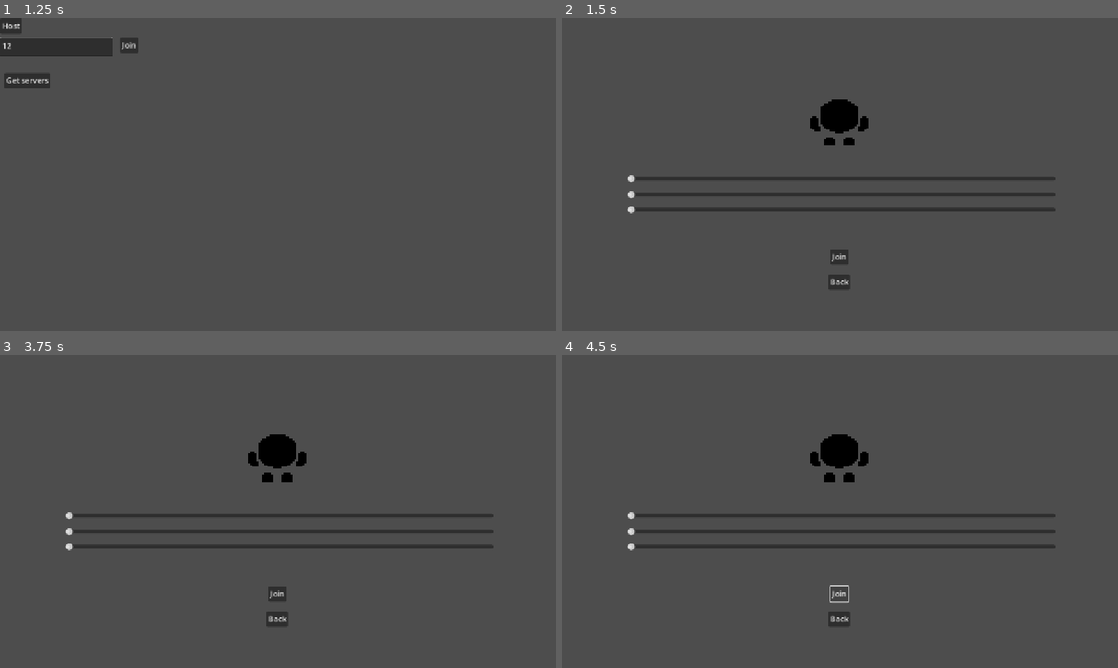
Above: before the commit, frames 1-4 (two rows, left to right).
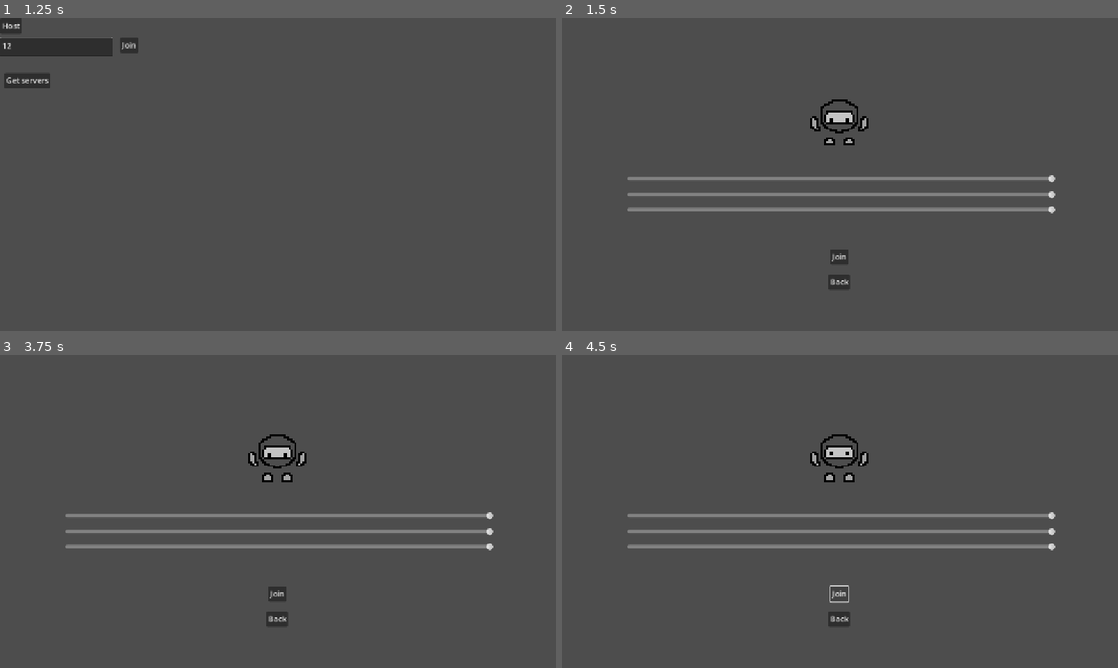
Above: after the commit, the same moments.

Repository: M41T4P-GAMES/Overworked
Game: Godot game, scene res://Scenes/menu.tscn
The game is run twice, just before and just after one commit, with the same random seed, the same clock (stepped at 60 frames per second) and the same inputs.
Inputs (mouse positions are in pixels of both pictures, inside the frame that each line leads up to):
- Up to frame 1 (1.25 s): click (55, 46) at 0.52 s; type "12" at 0.6 s
- Up to frame 2 (1.5 s): click "Host" at 1.25 s
- Up to frame 3 (3.75 s): click "Back" at 2 s; click "Get servers" at 2.75 s; click "Join" at 3.5 s
- Up to frame 4 (4.5 s): click "Join" at 4.25 s

Frame 1 is identical in both runs. In frame 2, 3.2% of the frame differs, in the area x 11-89%, y 26-63%; in frame 3, 3.2%; in frame 4, 3.2%.

Commit message:
The default skin is nolonger completly black

Diff:
--- a/Scenes/menu.tscn
+++ b/Scenes/menu.tscn
@@ -138,7 +138,6 @@
 script = ExtResource("2_cayip")
 
 [node name="Preview" type="AnimatedSprite2D" parent="SkinChange"]
-self_modulate = Color(0, 0, 0, 1)
 texture_filter = 1
 position = Vector2(-2.00003, -121)
 scale = Vector2(3.96875, 3.96875)
@@ -153,6 +152,7 @@
 offset_bottom = 16.0
 max_value = 1.0
 step = 0.005
+value = 1.0
 
 [node name="G" type="HSlider" parent="SkinChange"]
 offset_left = -441.0
@@ -161,6 +161,7 @@
 offset_bottom = 49.0
 max_value = 1.0
 step = 0.005
+value = 1.0
 
 [node name="B" type="HSlider" parent="SkinChange"]
 offset_left = -441.0
@@ -169,6 +170,7 @@
 offset_bottom = 80.0
 max_value = 1.0
 step = 0.005
+value = 1.0
 
 [node name="JoinServer" type="Button" parent="SkinChange"]
 offset_left = -21.0
